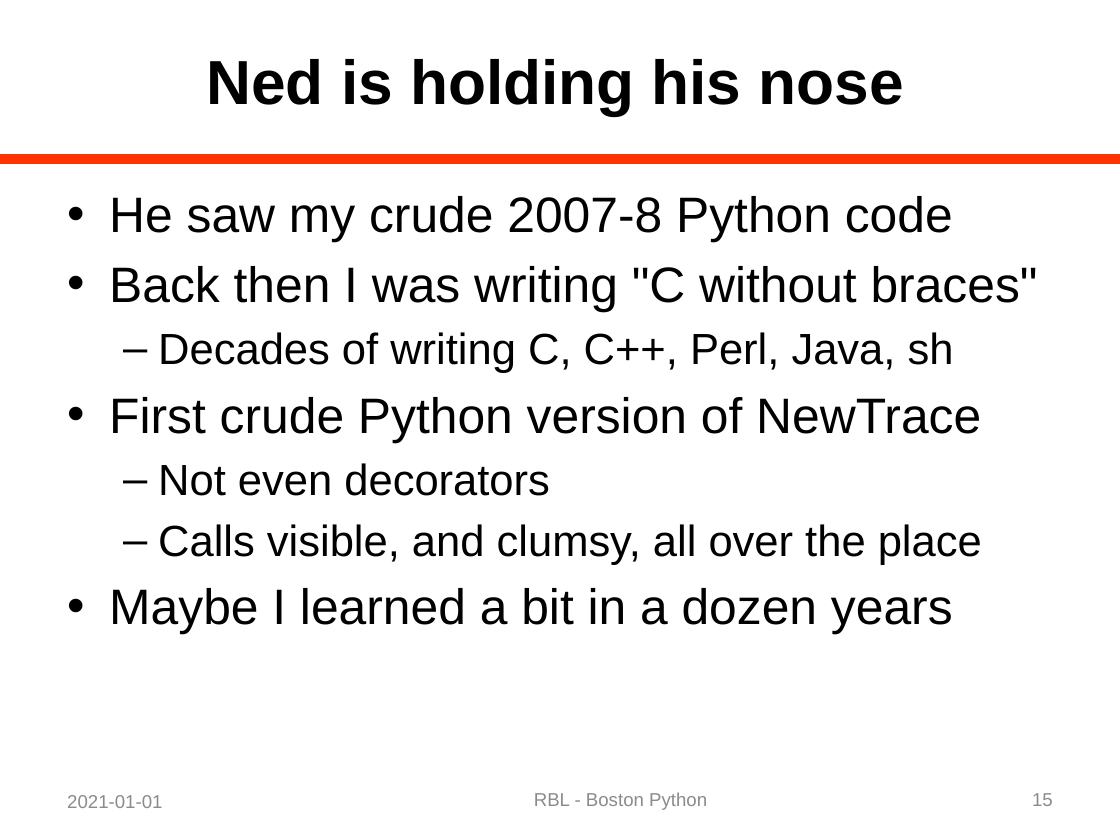
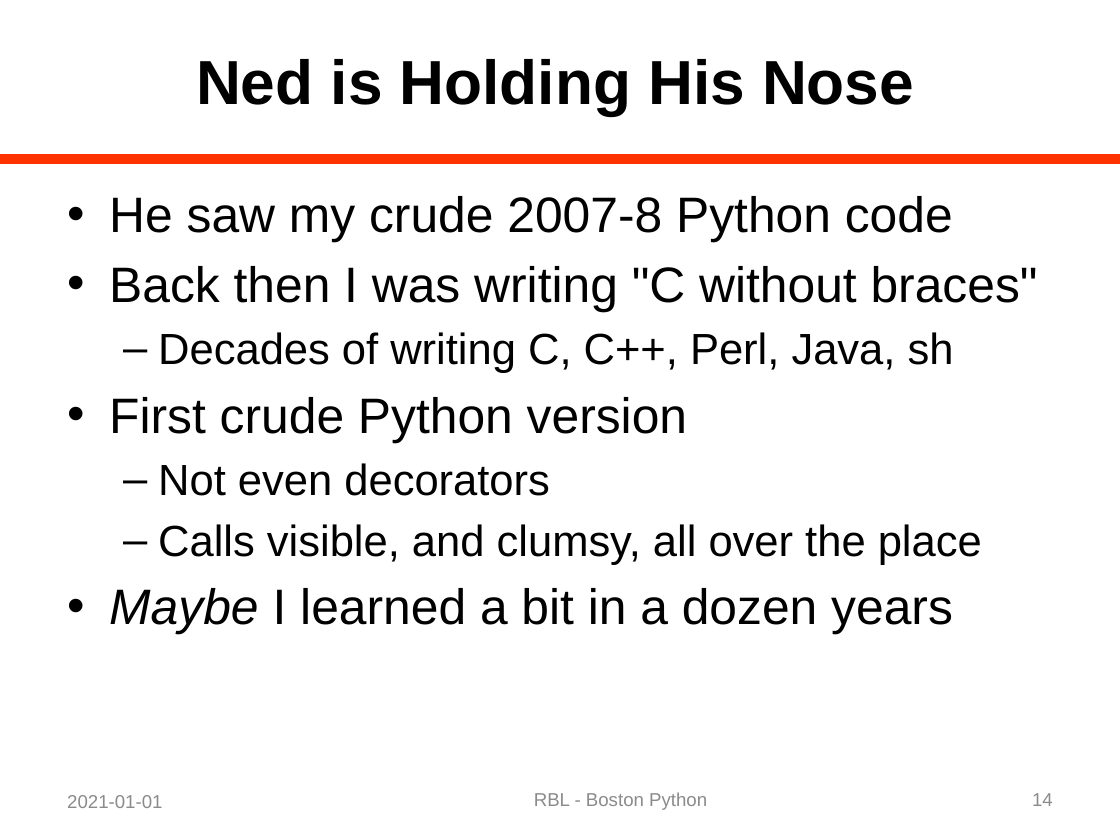
Before and after one commit to rblandau/NewTrace, a slide deck: slide 14 of docs/OfflineDebugging/A Dinosaur and a Python 02.pptx (slide 15 before the commit). Drawn at 1120x840 pixels with LibreOffice and Linux fonts; fonts in the diff are those of the drawing. Boxes give left, top, right and bottom in pixels: in the first picture for what was removed or moved away, otherwise in the second. Text is boxed around its words. In the diff, an @@ line names an element or a change of style, - is before the commit and + after.

```diff
--- a/docs/OfflineDebugging/A Dinosaur and a Python 02.pptx
+++ b/docs/OfflineDebugging/A Dinosaur and a Python 02.pptx
@@ title at box(196, 59, 914, 115): text changed @@
-Ned is holding his nose
+Ned is Holding His Nose
@@ text at box(109, 397, 687, 443): text changed @@
-• First crude Python version of NewTrace
+• First crude Python version
@@ text at box(109, 588, 953, 635): italic on in "Maybe" @@
@@ page number at box(1032, 793, 1053, 806): text changed @@
-15
+14
```
Also in this commit, not shown: 14 other slides changed, 4 slides removed, 2 other files.
